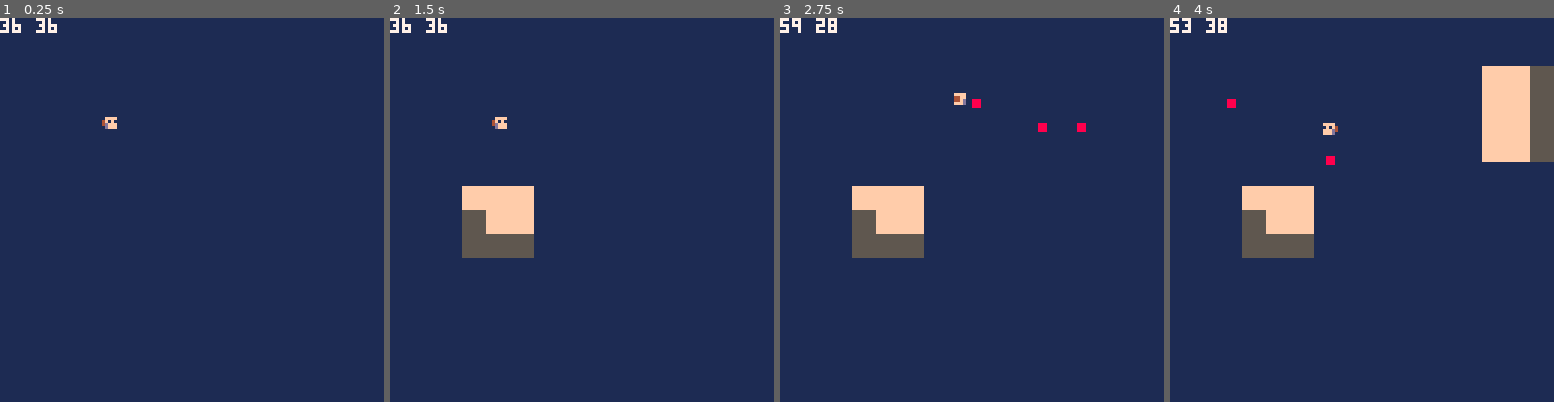
Above: before the commit, frames 1-4 (left to right).
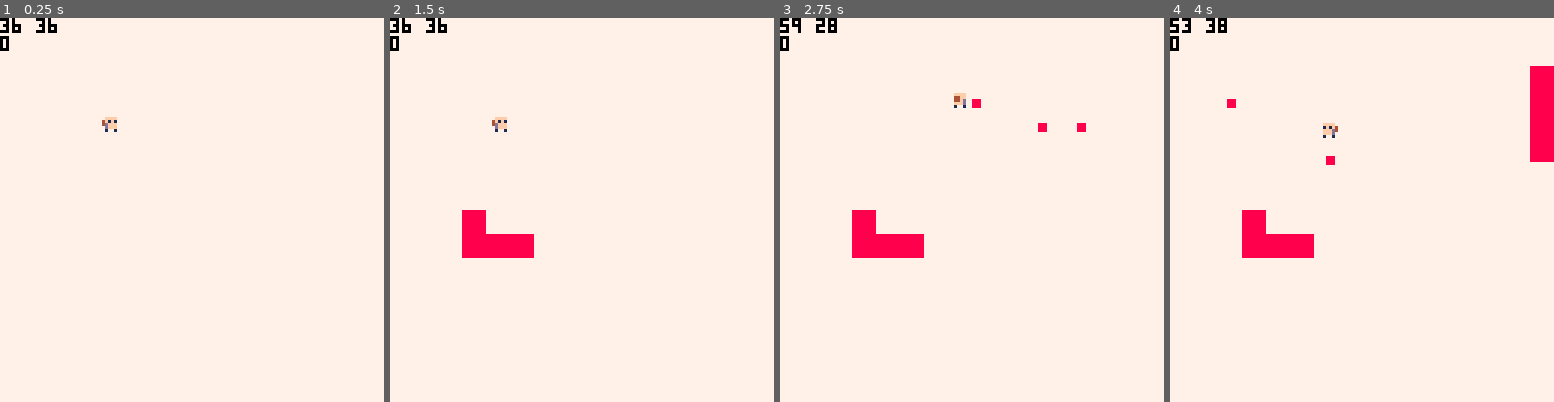
Above: after the commit, the same moments.

Repository: Beetrootmonkey/LudumDare45
Game: PICO-8 cartridge ld45.p8
The game is run twice, just before and just after one commit, with the same random seed, the same clock (stepped at 60 frames per second) and the same inputs.
Inputs:
- Up to frame 1 (0.25 s): no input
- Up to frame 2 (1.5 s): tap X (X key) at 0.33, 1.07 s; tap O (Z key) at 0.7 s
- Up to frame 3 (2.75 s): hold Right 1.6-2.1 s; tap O (Z key) at 1.7, 2.1, 2.5 s; tap X (X key) at 1.85 s; hold Up 2.15-2.42 s; hold Right from 2.47 s (still down)
- Up to frame 4 (4 s): tap O (Z key) at 2.9, 3.3, 3.7 s; tap X (X key) at 2.97 s; release Right at 3.03 s; hold Left 3.08-3.58 s; hold Down 3.63-3.97 s

The runs differ from the first frame. In frame 1, 100% of the frame differs, in the area x 0-100%, y 0-100%; in frame 2, 100%; in frame 3, 100%; in frame 4, 100%.

Commit message:
Update ld45.p8

Diff:
--- a/ld45.p8
+++ b/ld45.p8
@@ -61,9 +61,10 @@
    end
 
    if isWalking then
+    self.walking += 0.5
     self.walking %= 4
    else
-    self.waling = 0
+    self.walking = 0
    end
 
    return dir
@@ -118,7 +119,8 @@
    -- for i=1,3 do
    --  pset(self.x + self.direction.x * i, self.y + self.direction.y * i, green)
    -- end
-   print(self.x .. " " .. self.y,0,0,7)
+   print(self.x .. " " .. self.y,0,0,0)
+   print(self.walking,0,6,0)
   end,
   collisionBox={
    {x=-2, y=-2},
@@ -231,14 +233,14 @@
 
 
 __gfx__
-50000005ffffffff5555555511111111000000000000000000000000000000000000000000000000000000000000000000000000000000000000000000000000
-00000000ffffffff5555555511111111000000000000000000000000000000000000000000000000000000000000000000000000000000000000000000000000
-00000000ffffffff5555555511111111000000000000000000000000000000000000000000000000000000000000000000000000000000000000000000000000
-00000000ffffffff5555555511111111000000000000000000000000000000000000000000000000000000000000000000000000000000000000000000000000
-00000000ffffffff5555555511111111000000000000000000000000000000000000000000000000000000000000000000000000000000000000000000000000
-00000000ffffffff5555555511111111000000000000000000000000000000000000000000000000000000000000000000000000000000000000000000000000
-00000000ffffffff5555555511111111000000000000000000000000000000000000000000000000000000000000000000000000000000000000000000000000
-50000005ffffffff5555555511111111000000000000000000000000000000000000000000000000000000000000000000000000000000000000000000000000
+50000005777777778888888877777777000000000000000000000000000000000000000000000000000000000000000000000000000000000000000000000000
+00000000777777778888888877777777000000000000000000000000000000000000000000000000000000000000000000000000000000000000000000000000
+00000000777777778888888877777777000000000000000000000000000000000000000000000000000000000000000000000000000000000000000000000000
+00000000777777778888888877777777000000000000000000000000000000000000000000000000000000000000000000000000000000000000000000000000
+00000000777777778888888877777777000000000000000000000000000000000000000000000000000000000000000000000000000000000000000000000000
+00000000777777778888888877777777000000000000000000000000000000000000000000000000000000000000000000000000000000000000000000000000
+00000000777777778888888877777777000000000000000000000000000000000000000000000000000000000000000000000000000000000000000000000000
+50000005777777778888888877777777000000000000000000000000000000000000000000000000000000000000000000000000000000000000000000000000
 00000000000000000000000000000000000000000000000000000000000000000000000000000000000000000000000000000000000000000000000000000000
 00000000000000000000000000000000000000000000000000000000000000000000000000000000000000000000000000000000000000000000000000000000
 000000000000000000000000000000000000000000ffff0000ffff0000ffff0000ffff0000ffff00000000000000000000000000000000000000000000000000
@@ -254,7 +256,6 @@
 00000000000000000000000000000000000000000044fd000044fd000044fd000044fd000044fd00000000000000000000000000000000000000000000000000
 000000000000000000000000000000000000000000fffd0000ffdf0000fffd0000ffffd000fffd00000000000000000000000000000000000000000000000000
 00000000000000000000000000000000000000000010010000100000000001000000010000100000000000000000000000000000000000000000000000000000
-00000000000000000000000000000000000000000000000000000000000000000000000000000000000000000000000000000000000000000000000000000000
 __gff__
 0000010000000000000000000000000000000000000000000000000000000000000000000000000000000000000000000000000000000000000000000000000000000000000000000000000000000000000000000000000000000000000000000000000000000000000000000000000000000000000000000000000000000000
 0000000000000000000000000000000000000000000000000000000000000000000000000000000000000000000000000000000000000000000000000000000000000000000000000000000000000000000000000000000000000000000000000000000000000000000000000000000000000000000000000000000000000000
